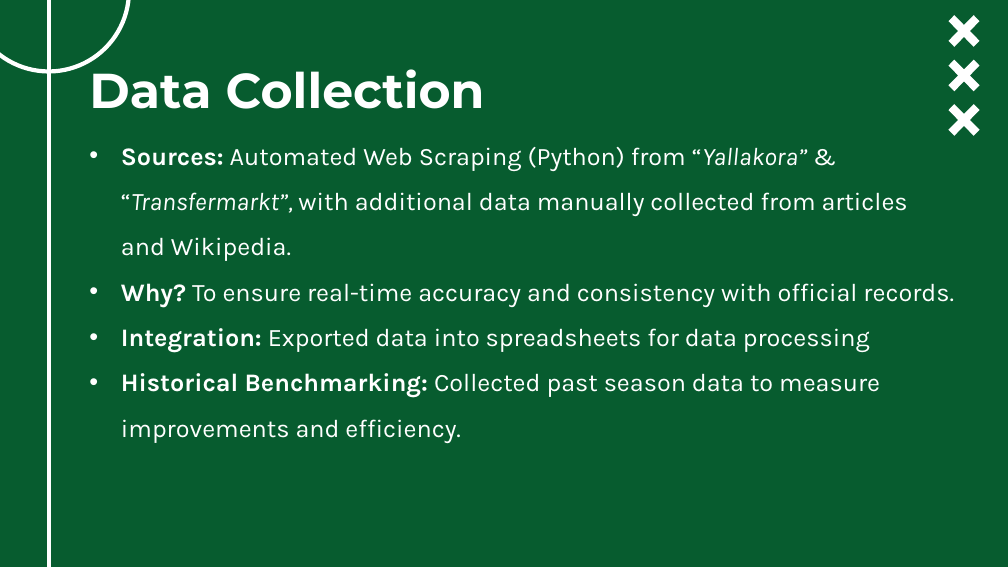
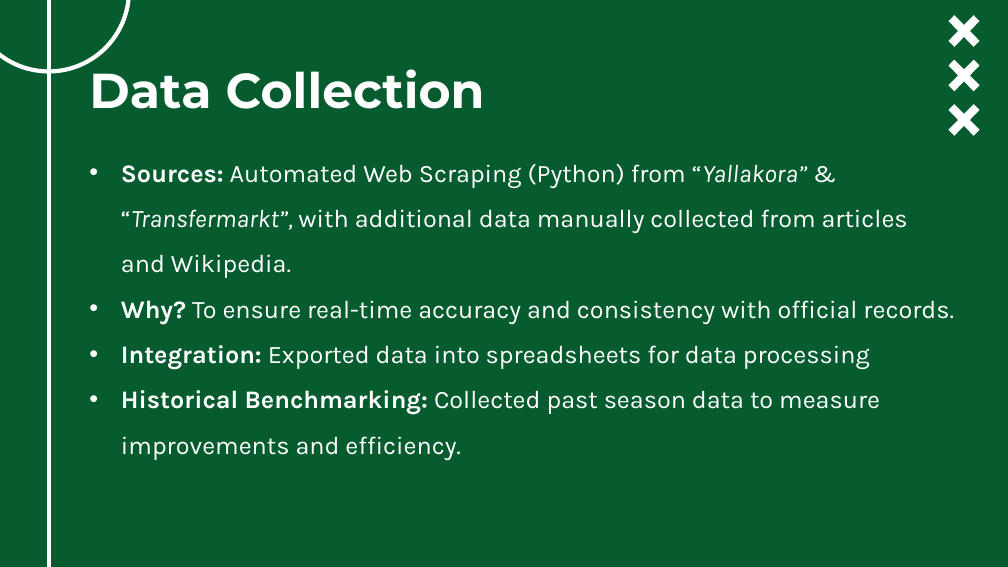
Before and after one commit to ghassanelgendy/egyptian-premier-league-schedule-optimizer, a slide deck: slide 14 of Documentations/presentation V1.pptx. Drawn at 1008x567 pixels with LibreOffice and Linux fonts; fonts in the diff are those of the drawing; background and template pictures are left out. Boxes give left, top, right and bottom in pixels: in the first picture for what was removed or moved away, otherwise in the second. Text is boxed around its words. In the diff, an @@ line names an element or a change of style, - is before the commit and + after.

```diff
--- a/Documentations/presentation V1.pptx
+++ b/Documentations/presentation V1.pptx
@@ subtitle "Sources: Automated Web Scraping (Python) ...": place and size @@
-subtitle "Sources: Automated Web Scraping (Python) ..." at <box>121,147,954,443</box>
+subtitle "Sources: Automated Web Scraping (Python) ..." at <box>121,164,954,460</box>
```
Also in this commit, not shown: 4 other slides changed.
